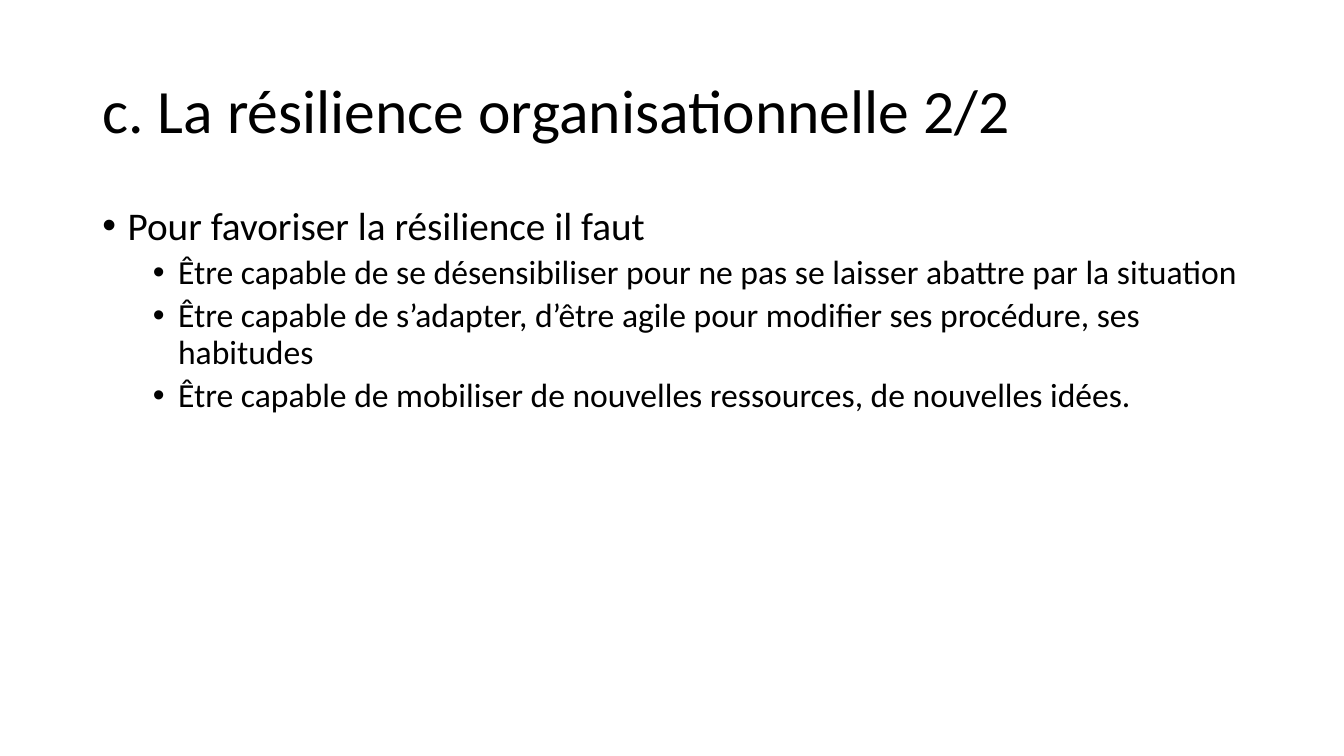
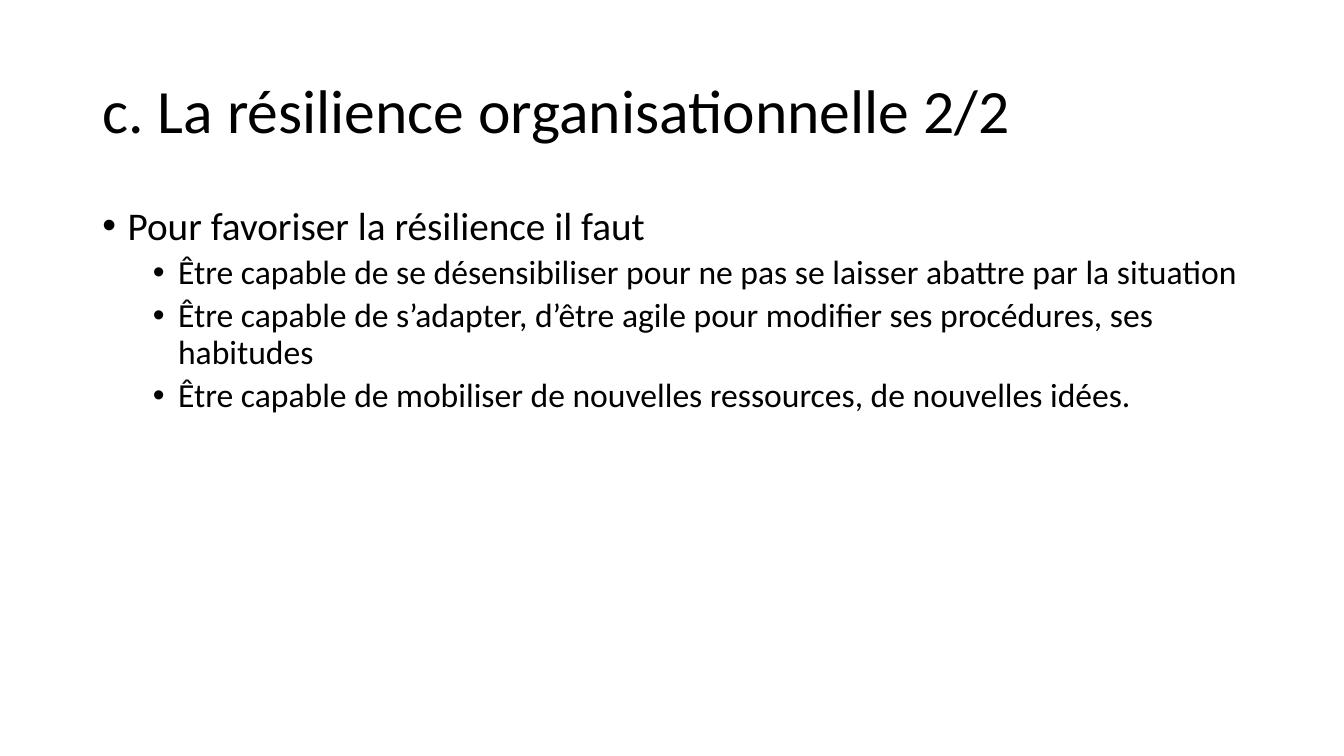
Before and after one commit to MaxMontouro/BUT_Info, a slide deck: slide 19 of Annee2/S3/R3_10_Gestion/CM3.pptx. Drawn at 1344x756 pixels with LibreOffice and Linux fonts; fonts in the diff are those of the drawing. Boxes give left, top, right and bottom in pixels: in the first picture for what was removed or moved away, otherwise in the second. Text is boxed around its words. In the diff, an @@ line names an element or a change of style, - is before the commit and + after.

```diff
--- a/Annee2/S3/R3_10_Gestion/CM3.pptx
+++ b/Annee2/S3/R3_10_Gestion/CM3.pptx
@@ text at (178, 300, 1153, 365): text changed @@
-  • Être capable de s’adapter, d’être agile pour modifier ses procédure, ses habitudes
+  • Être capable de s’adapter, d’être agile pour modifier ses procédures, ses habitudes
```
Also in this commit, not shown: 3 other slides changed, 16 other files.
